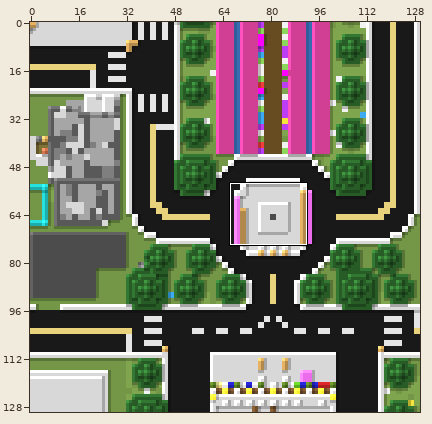
Two versions of one sprite sheet, data/zero_zero.png. The first picture is a wide view before the edit; the outline marks the close-up.
Close-up. Before the commit:
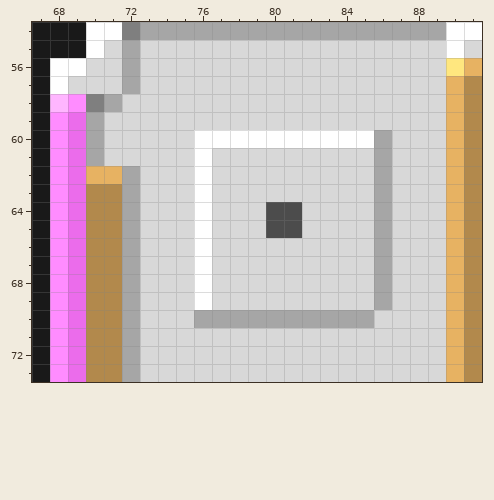
The file is 130x130 pixels. Colours within 5 levels of each other are drawn and written as one. Shown: x 67..91, y 54..73. The commit also changed other parts of the picture, which this record leaves out.
Now the later version:
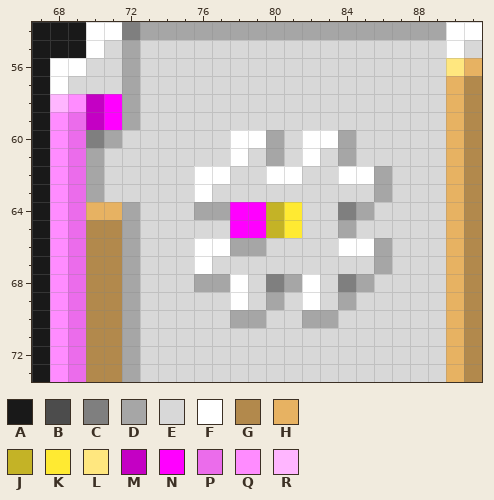
Palette (. is transparent): A #191919  B #4c4c4c  C #7f7f7f  D #a6a6a6  E #d8d8d8  F #ffffff  G #b2894c  H #e7b262  J #c4b326  K #ffea32  L #ffe77f  M #c400c4  N #ff00ff  P #eb6ceb  Q #ff8cff  R #ffb6ff
Change:
@@ x 67..91 @@
 57 AFEEEDEEEEEEEEEEEEEEEEEHG
-58 ARQCDEEEEEEEEEEEEEEEEEEHG
-59 AQPDEEEEEEEEEEEEEEEEEEEHG
-60 AQPDEEEEEFFFFFFFFFFDEEEHG
-61 AQPDEEEEEFEEEEEEEEEDEEEHG
-62 AQPHHDEEEFEEEEEEEEEDEEEHG
-63 AQPGGDEEEFEEEEEEEEEDEEEHG
-64 AQPGGDEEEFEEEBBEEEEDEEEHG
-65 AQPGGDEEEFEEEBBEEEEDEEEHG
-66 AQPGGDEEEFEEEEEEEEEDEEEHG
+58 ARQMNDEEEEEEEEEEEEEEEEEHG
+59 AQPMNDEEEEEEEEEEEEEEEEEHG
+60 AQPCDEEEEEEFFDEFFDEEEEEHG
+61 AQPDEEEEEEEFEDEFEDEEEEEHG
+62 AQPDEEEEEFFEEFFEEFFDEEEHG
+63 AQPDEEEEEFEEEEEEEEEDEEEHG
+64 AQPHHDEEEDDNNJKEECDEEEEHG
+65 AQPGGDEEEEENNJKEEDEEEEEHG
+66 AQPGGDEEEFFDDEEEEFFDEEEHG
 67 AQPGGDEEEFEEEEEEEEEDEEEHG
-68 AQPGGDEEEFEEEEEEEEEDEEEHG
-69 AQPGGDEEEFEEEEEEEEEDEEEHG
-70 AQPGGDEEEDDDDDDDDDDEEEEHG
+68 AQPGGDEEEDDFECDFECDEEEEHG
+69 AQPGGDEEEEEFEDEFEDEEEEEHG
+70 AQPGGDEEEEEDDEEDDEEEEEEHG
 71 AQPGGDEEEEEEEEEEEEEEEEEHG
Changed places in both close-ups, as pixel boxes (x1, y1, x2, y2):
changed: (86, 94, 140, 220)
changed: (194, 130, 392, 328)
